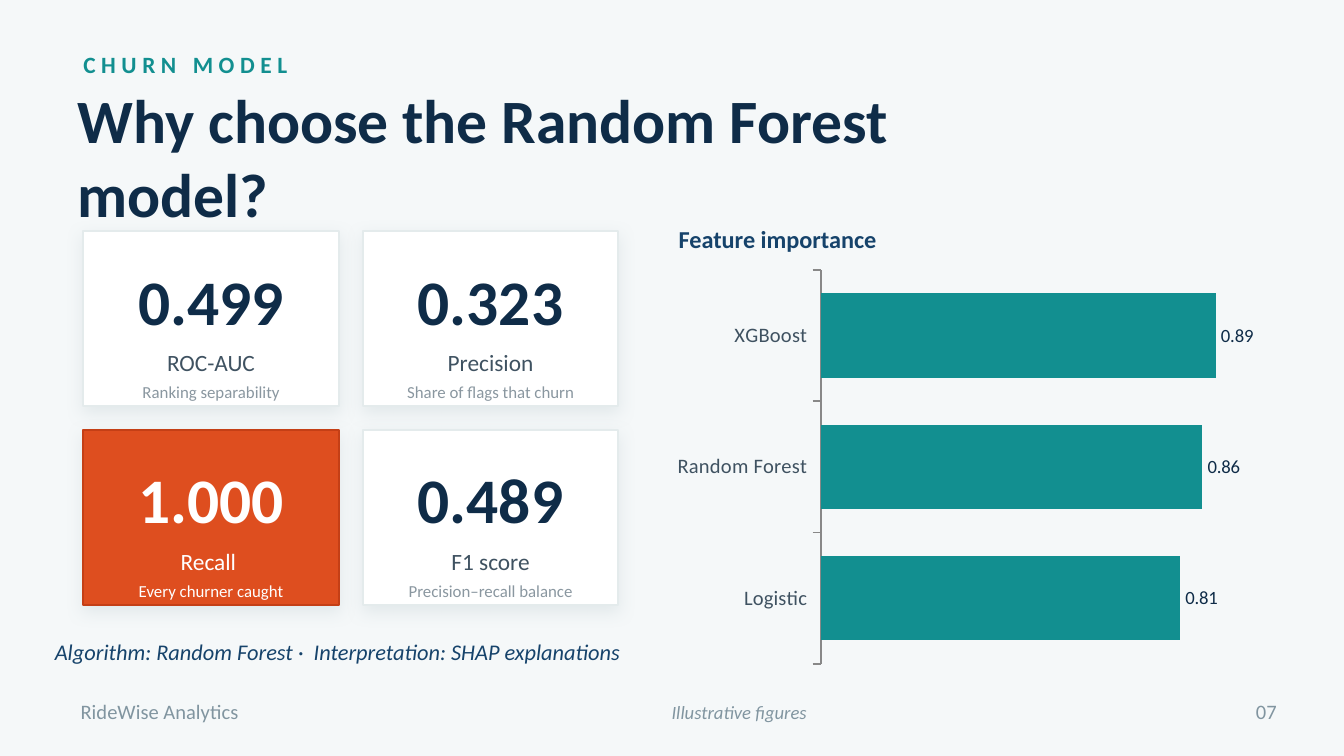
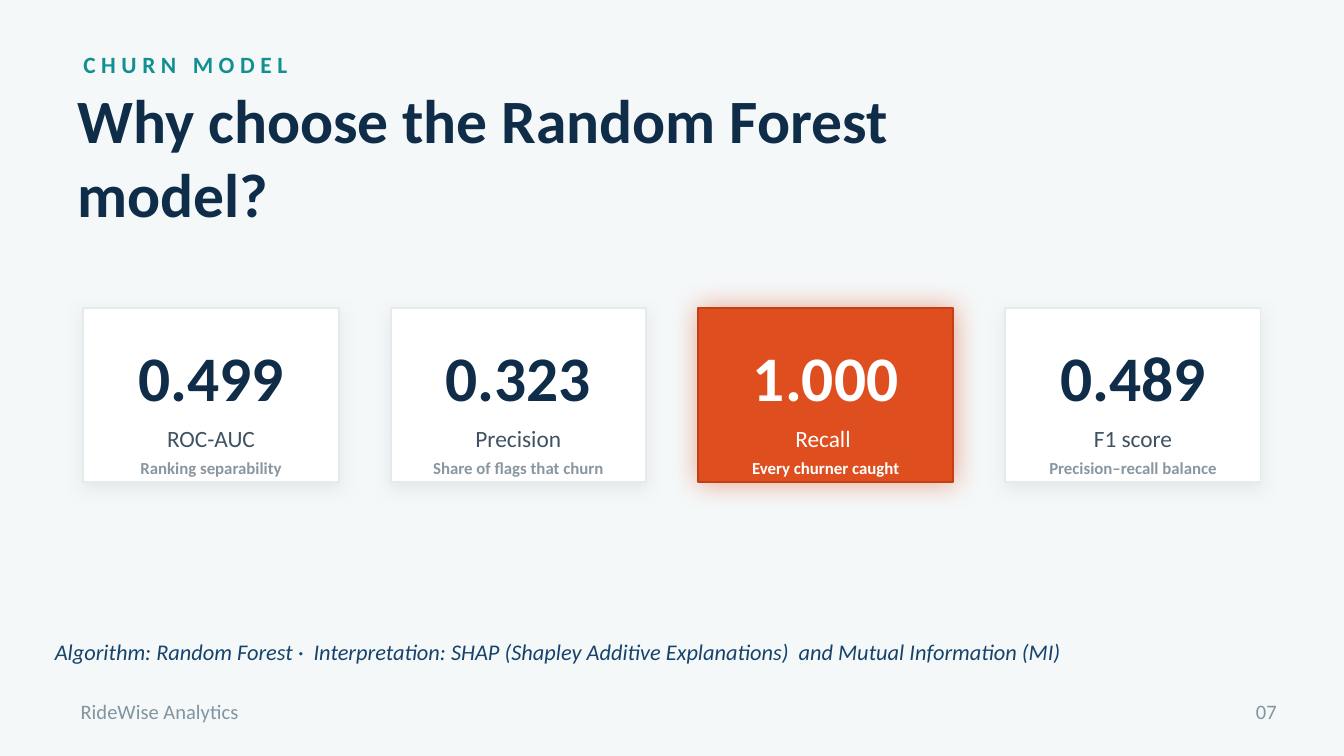
Before and after one commit to Queentutsi/RideWise-Project, a slide deck: slide 20 of Data/RideWise Churn Probabbility.pptx (slide 24 before the commit). Drawn at 1344x756 pixels with LibreOffice and Linux fonts; fonts in the diff are those of the drawing; background and template pictures are left out. Boxes give left, top, right and bottom in pixels: in the first picture for what was removed or moved away, otherwise in the second. Text is boxed around its words. In the diff, an @@ line names an element or a change of style, - is before the commit and + after.

Commit message:
feature engineering and model training

```diff
--- a/Data/RideWise Churn Probabbility.pptx
+++ b/Data/RideWise Churn Probabbility.pptx
@@ text removed at bbox=[679, 231, 877, 252] @@
-Feature importance
@@ bar chart removed at bbox=[665, 262, 1277, 672] @@
-categories: Logistic, Random Forest, XGBoost
-Series 1: 0.81, 0.86, 0.89
@@ 2 texts, 1 rectangle: place and size @@
-2 texts, 1 rectangle at bbox=[83, 231, 339, 406]
+2 texts, 1 rectangle at bbox=[83, 308, 339, 482]
@@ 2 texts, 1 rectangle: place and size @@
-2 texts, 1 rectangle at bbox=[363, 231, 618, 406]
+2 texts, 1 rectangle at bbox=[391, 308, 646, 482]
@@ 2 texts, 1 rectangle: place and size @@
-2 texts, 1 rectangle at bbox=[83, 430, 339, 605]
+2 texts, 1 rectangle at bbox=[698, 308, 953, 482]
@@ rectangle at bbox=[698, 308, 953, 482]: shadow changed @@
@@ rectangle: place and size @@
-rectangle at bbox=[363, 430, 618, 605]
+rectangle at bbox=[1005, 308, 1261, 482]
@@ text "0.489": place and size @@
-text "0.489" at bbox=[418, 479, 563, 524]
+text "0.489" at bbox=[1060, 357, 1205, 402]
@@ text "F1 score": place and size @@
-text "F1 score" at bbox=[409, 555, 572, 597]
+text "F1 score" at bbox=[1049, 432, 1216, 474]
@@ text at bbox=[140, 462, 282, 477]: bold on in "Ranking separability" @@
@@ text at bbox=[433, 462, 603, 477]: bold on in "Share of flags that churn" @@
@@ text at bbox=[752, 462, 899, 477]: bold on in "Every churner caught" @@
@@ text at bbox=[1049, 462, 1216, 474]: bold on in "Precision–recall balance" @@
@@ text at bbox=[55, 644, 1060, 664]: text changed @@
-Algorithm: Random Forest · Interpretation: SHAP explanations
+Algorithm: Random Forest · Interpretation: SHAP (Shapley Additive Explanations) and Mutual Information (MI)
@@ text removed at bbox=[672, 706, 806, 722] @@
-Illustrative figures
```
Also in this commit, not shown: 3 other slides changed, 1 slide added, 6 slides removed, 9 other files.
